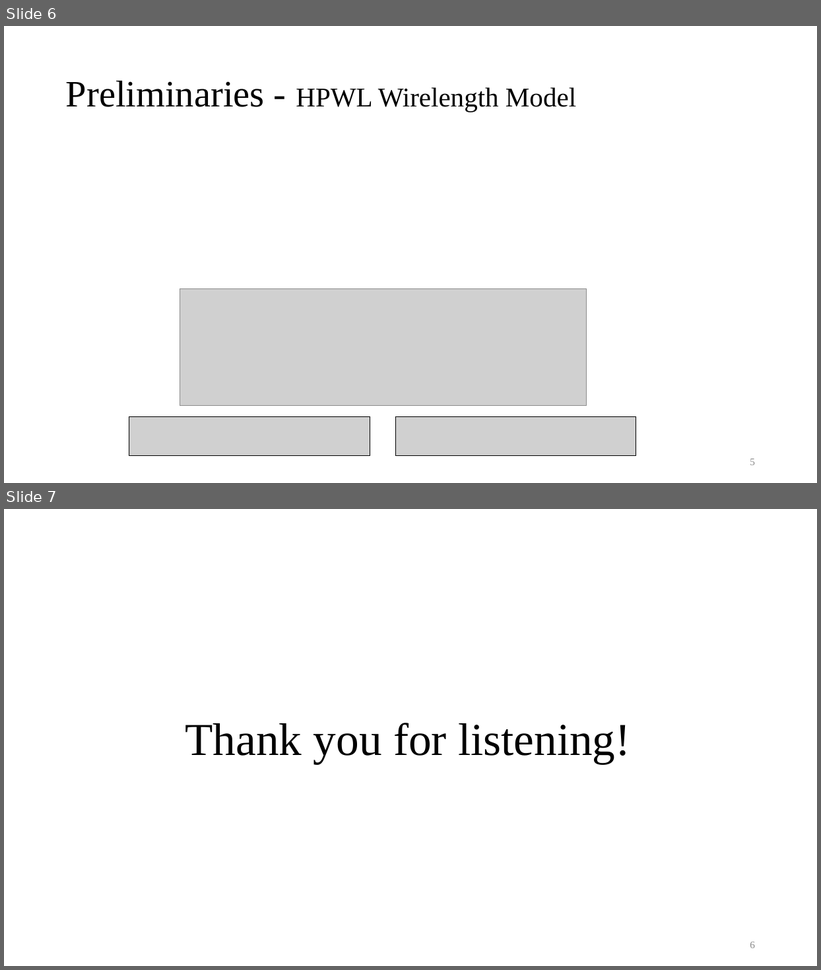
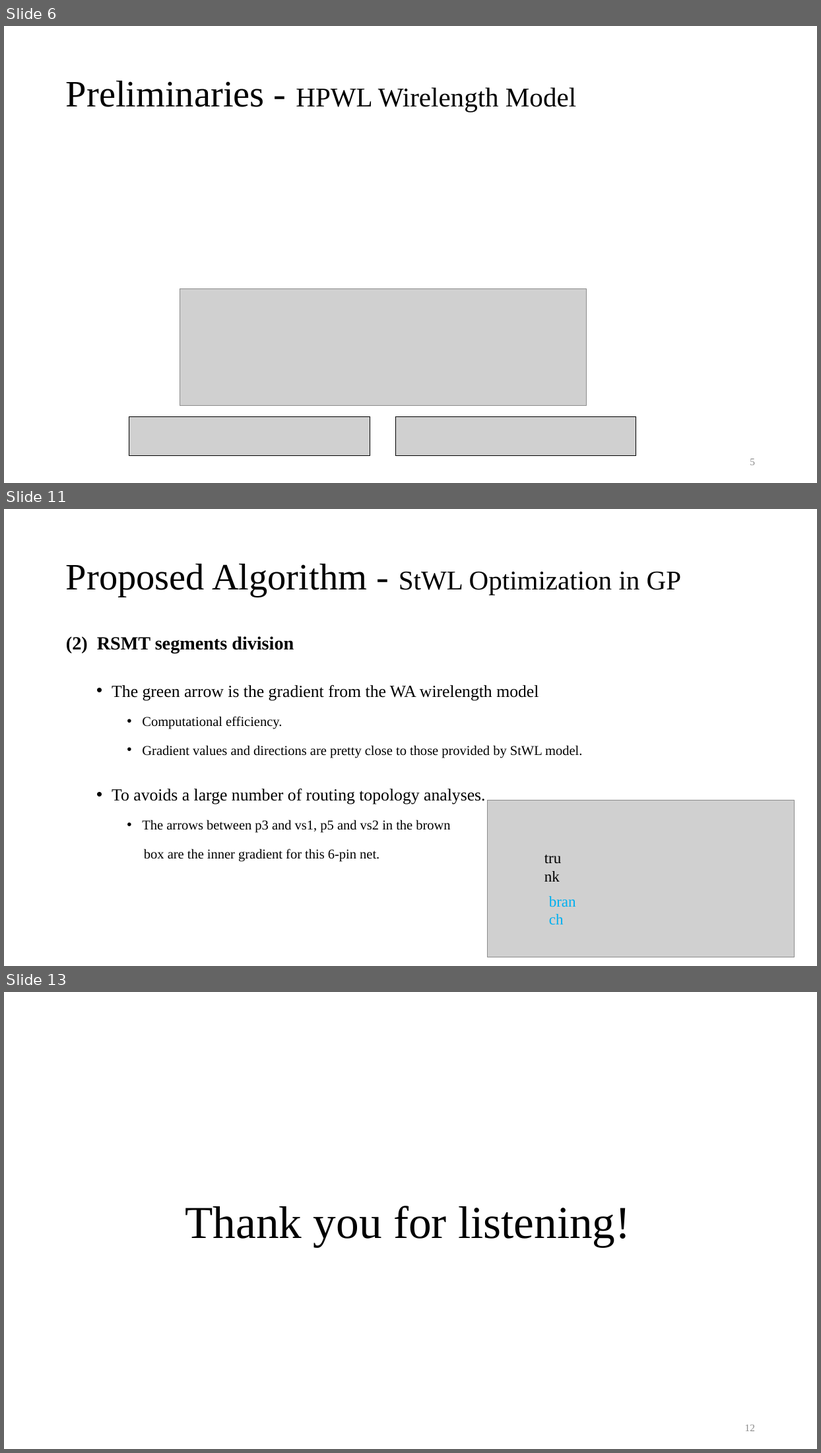
Before and after one commit to Pacific-Feng-Studuies/Studied-Papers, a slide deck: GM/Placement/An Analytical Placement Algorithm with Routing topology Optimization/An Analytical Placement Algorithm with Routing topology Optimization.pptx. Shown one above the other, each under a label of ours: slides 6 and 7 before the commit, slides 6, 11 and 13 after it; the slides between them are not shown. The pictures are 821x970 and 821x1453 pixels, drawn with LibreOffice and Linux fonts; fonts in the diff are those of the drawing; grey boxes stand for pictures. Boxes give left, top, right and bottom in pixels: in the first picture for what was removed or moved away, otherwise in the second. Text is boxed around its words. In the diff, an @@ line names an element or a change of style, - is before the commit and + after.

```diff
--- a/GM/Placement/An Analytical Placement Algorithm with Routing topology Optimization/An Analytical Placement Algorithm with Routing topology Optimization.pptx
+++ b/GM/Placement/An Analytical Placement Algorithm with Routing topology Optimization/An Analytical Placement Algorithm with Routing topology Optimization.pptx
@@ slide 11 added at box(4, 509, 817, 966), background #FFFFFF @@
@@ title added at box(66, 563, 681, 597), 32 pt, text #000000 @@
+Proposed Algorithm - StWL Optimization in GP
@@ text added at box(66, 636, 582, 862), 16 pt, text #000000 @@
+(2) RSMT segments division
+  • The green arrow is the gradient from the WA wirelength model
+    • Computational efficiency.
+    • Gradient values and directions are pretty close to those provided by StWL model.
+  • To avoids a large number of routing topology analyses.
+    • The arrows between p3 and vs1, p5 and vs2 in the brown
+    box are the inner gradient for this 6-pin net.
@@ picture added at box(488, 801, 795, 957) @@
@@ text added at box(539, 846, 572, 863), 18 pt, text #000000 @@
+trunk
@@ text added at box(543, 889, 583, 907), 18 pt, text #00B0F0 @@
+branch
@@ what was slide 7 is now slide 13 @@
@@ page number at box(745, 1425, 755, 1432): text changed @@
-6
+12
```
Also in this commit, not shown: 2 slides changed, 5 other slides added.
